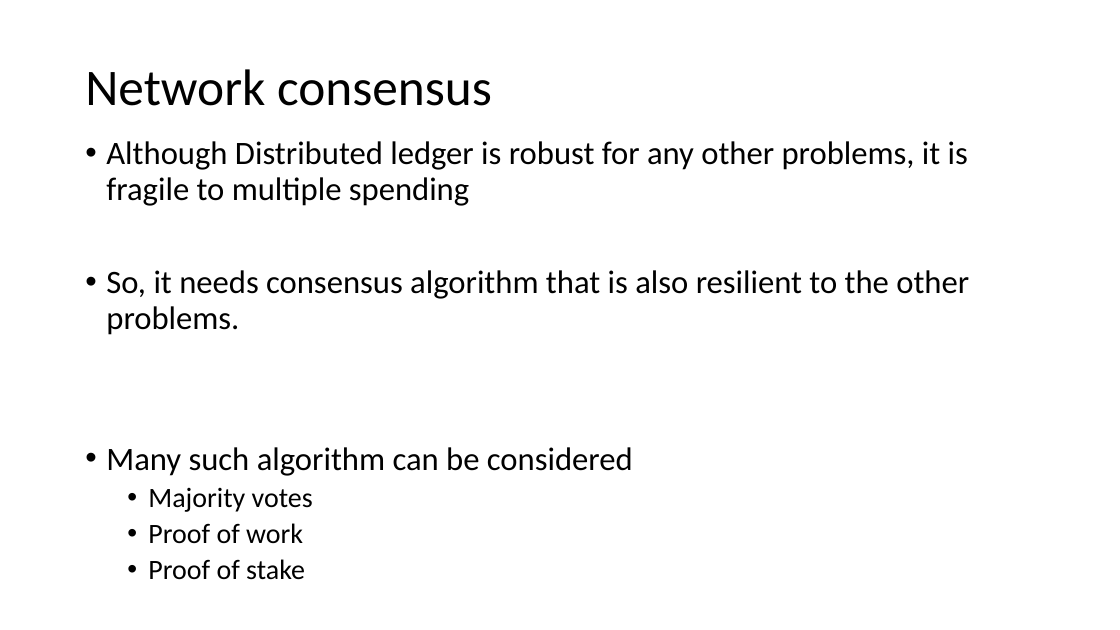
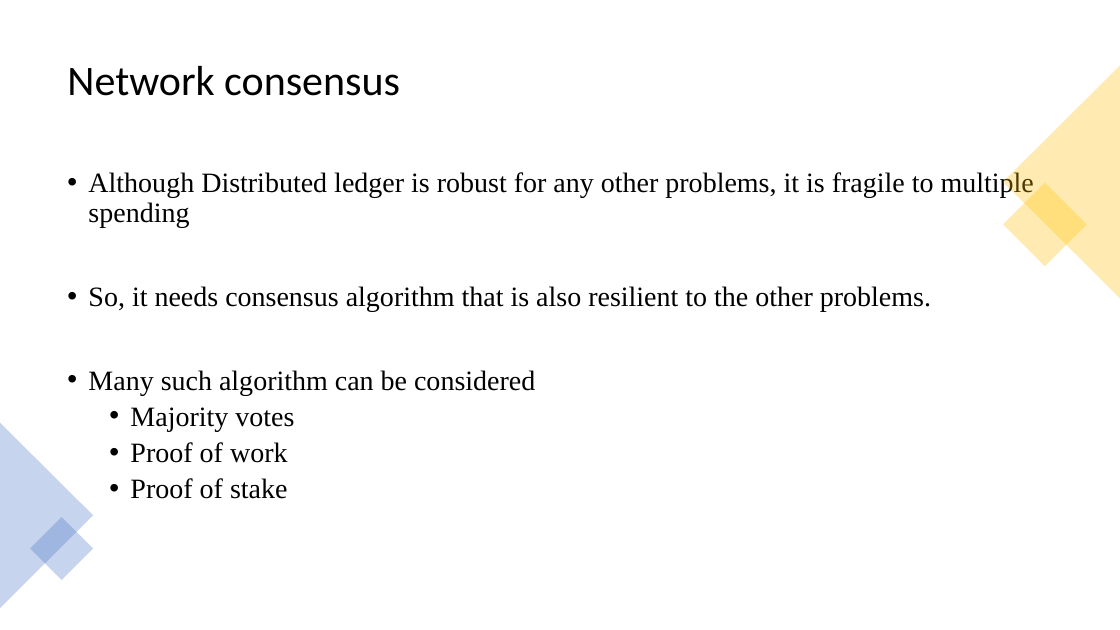
Before and after one commit to hikasenworkspace/stock_study, a slide deck: slide 16 of blockchain/bitcoin.pptx (slide 12 before the commit). Drawn at 1120x630 pixels with LibreOffice and Linux fonts; fonts in the diff are those of the drawing. Boxes give left, top, right and bottom in pixels: in the first picture for what was removed or moved away, otherwise in the second. Text is boxed around its words. In the diff, an @@ line names an element or a change of style, - is before the commit and + after.

```diff
--- a/blockchain/bitcoin.pptx
+++ b/blockchain/bitcoin.pptx
@@ title "Network consensus": place and size @@
-title "Network consensus" at [85,69,492,106]
+title "Network consensus" at [67,66,400,96]
@@ title "Network consensus" at [67,66,400,96]: size 44 to 36 pt @@
@@ triangle added at [1003,66,1120,298], fill #FFC000 at 30% opacity @@
@@ text "Although Distributed ledger is robust ...": place and size @@
-text "Although Distributed ledger is robust ..." at [106,141,969,580]
+text "Although Distributed ledger is robust ..." at [88,170,1034,499]
@@ text "Although Distributed ledger is robust ..." at [88,170,1034,499]: size 28 to 24 pt in "Although Distributed ledger is robust for any ...", "So, it needs consensus algorithm that is ...", "Many such algorithm can be considered"; font Calibri to Times New Roman @@
@@ rectangle added at [1003,183,1088,267], fill #FFC000 at 30% opacity @@
@@ triangle added at [0,423,93,608], fill #4472C4 at 30% opacity @@
@@ rectangle added at [30,517,93,580], fill #4472C4 at 30% opacity @@
```
Also in this commit, not shown: 7 other slides changed, 4 slides added, 2 other files.
